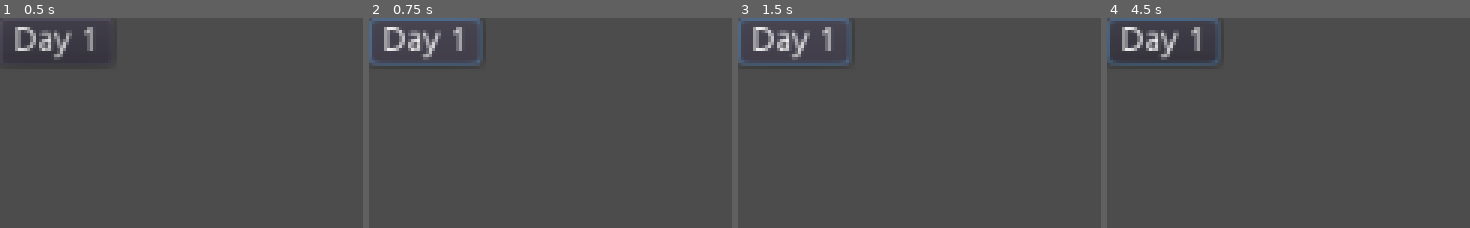
Above: before the commit, frames 1-4 (left to right).
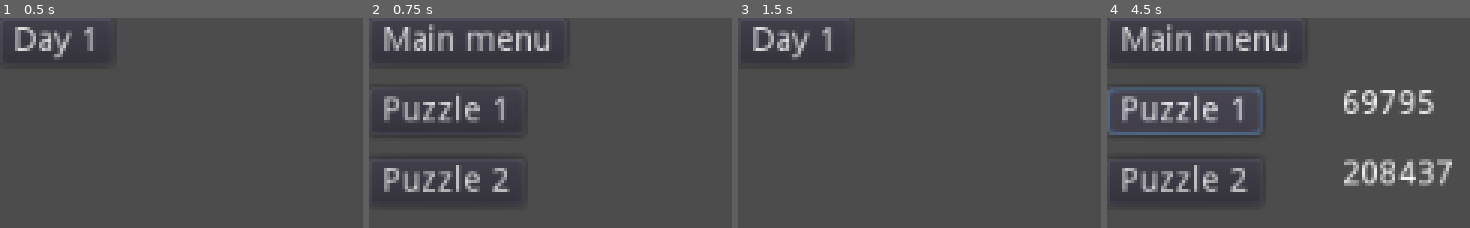
Above: after the commit, the same moments.

Repository: mslinklater/AdventOfCode
Game: Godot game, scene res://scenes/MainMenu.tscn
Same seed, same stepped clock (60 frames per second), same inputs: the game is played once before the commit and once after it. Before the commit the project has no main scene; this scene is started directly in both runs.
Inputs (mouse positions are in pixels of both pictures, inside the frame that each line leads up to):
- Up to frame 1 (0.5 s): no input
- Up to frame 2 (0.75 s): click "Day 1" at 0.5 s
- Up to frame 3 (1.5 s): click (836, 41) at 1.25 s, where only the run after the commit has a clickable "Main menu"
- Up to frame 4 (4.5 s): click "Day 1" at 2 s; click (1183, 112) at 2.75 s, where only the run after the commit has a clickable "Puzzle 1"; click (1183, 181) at 3.5 s, where only the run after the commit has a clickable "Puzzle 2"; click (1183, 112) at 4.25 s, where only the run after the commit has a clickable "Puzzle 1"

Frame 1 is identical in both runs. In frame 2, 8.4% of the frame differs, in the area x 0-50%, y 0-88%; in frame 3, 1.3%; in frame 4, 13%, in the area x 0-96%, y 0-88%.

Commit message:
day1

Diff:
--- a/2022/project.godot
+++ b/2022/project.godot
@@ -11,6 +11,7 @@
 [application]
 
 config/name="Godot"
+run/main_scene="res://scenes/MainMenu.tscn"
 config/icon="res://icon.png"
 
 [gui]
--- a/2022/scenes/Day1.tscn
+++ b/2022/scenes/Day1.tscn
@@ -4,3 +4,36 @@
 
 [node name="Day1Root" type="Node2D"]
 script = ExtResource( 1 )
+
+[node name="MainMenuButton" type="Button" parent="."]
+margin_right = 12.0
+margin_bottom = 20.0
+text = "Main menu"
+
+[node name="Puzzle1Button" type="Button" parent="."]
+margin_top = 30.0
+margin_right = 12.0
+margin_bottom = 50.0
+text = "Puzzle 1"
+
+[node name="Puzzle1AnswerLabel" type="Label" parent="."]
+margin_left = 100.0
+margin_top = 30.0
+margin_right = 200.0
+margin_bottom = 50.0
+
+[node name="Puzzle2Button" type="Button" parent="."]
+margin_top = 60.0
+margin_right = 66.0
+margin_bottom = 80.0
+text = "Puzzle 2"
+
+[node name="Puzzle2AnswerLabel" type="Label" parent="."]
+margin_left = 100.0
+margin_top = 60.0
+margin_right = 200.0
+margin_bottom = 80.0
+
+[connection signal="pressed" from="MainMenuButton" to="." method="_on_Mainmenu_Button_pressed"]
+[connection signal="pressed" from="Puzzle1Button" to="." method="_on_Puzzle1Button_pressed"]
+[connection signal="pressed" from="Puzzle2Button" to="." method="_on_Puzzle2Button_pressed"]
--- a/2022/scripts/Day1Controller.gd
+++ b/2022/scripts/Day1Controller.gd
@@ -1,16 +1,44 @@
 extends Node2D
 
+# Answer 1 = 69795
+# Answer 1 = 208437
 
-# Declare member variables here. Examples:
-# var a = 2
-# var b = "text"
+onready var file = 'res://input/day1.txt'
+onready var puzzle1AnswerLabel: Label = get_node("Puzzle1AnswerLabel")
+onready var puzzle2AnswerLabel: Label = get_node("Puzzle2AnswerLabel")
 
+var totals = []
 
 # Called when the node enters the scene tree for the first time.
 func _ready():
-	pass # Replace with function body.
+	parse_file()
+
+func parse_file():
+	var f = File.new()
+	f.open(file, File.READ)
+	var thisTotal = 0
+	while not f.eof_reached(): # iterate through all lines until the end of file is reached
+		var line = f.get_line()
+		if line.length() > 0:
+			thisTotal += int(line)
+		else:
+			totals.append(thisTotal)
+			thisTotal = 0
+	f.close()
+
+func _on_Mainmenu_Button_pressed():
+	get_tree().change_scene("res://scenes/MainMenu.tscn")
 
 
-# Called every frame. 'delta' is the elapsed time since the previous frame.
-#func _process(delta):
-#	pass
+func _on_Puzzle1Button_pressed():
+	var largest = 0
+	for val in totals:
+		if val > largest:
+			largest = val
+	puzzle1AnswerLabel.text = str(largest)
+
+func _on_Puzzle2Button_pressed():
+	var sortedTotals = totals
+	sortedTotals.sort()
+	var topThreeTotal = sortedTotals[sortedTotals.size()-1] + sortedTotals[sortedTotals.size()-2] + sortedTotals[sortedTotals.size()-3]
+	puzzle2AnswerLabel.text = str(topThreeTotal)
--- a/2022/scripts/MainMenuController.gd
+++ b/2022/scripts/MainMenuController.gd
@@ -17,4 +17,4 @@
 
 
 func _on_Day1_Button_pressed():
-	pass # Replace with function body.
+	get_tree().change_scene("res://scenes/Day1.tscn")
Not shown, added: 2022/input/day1.txt
